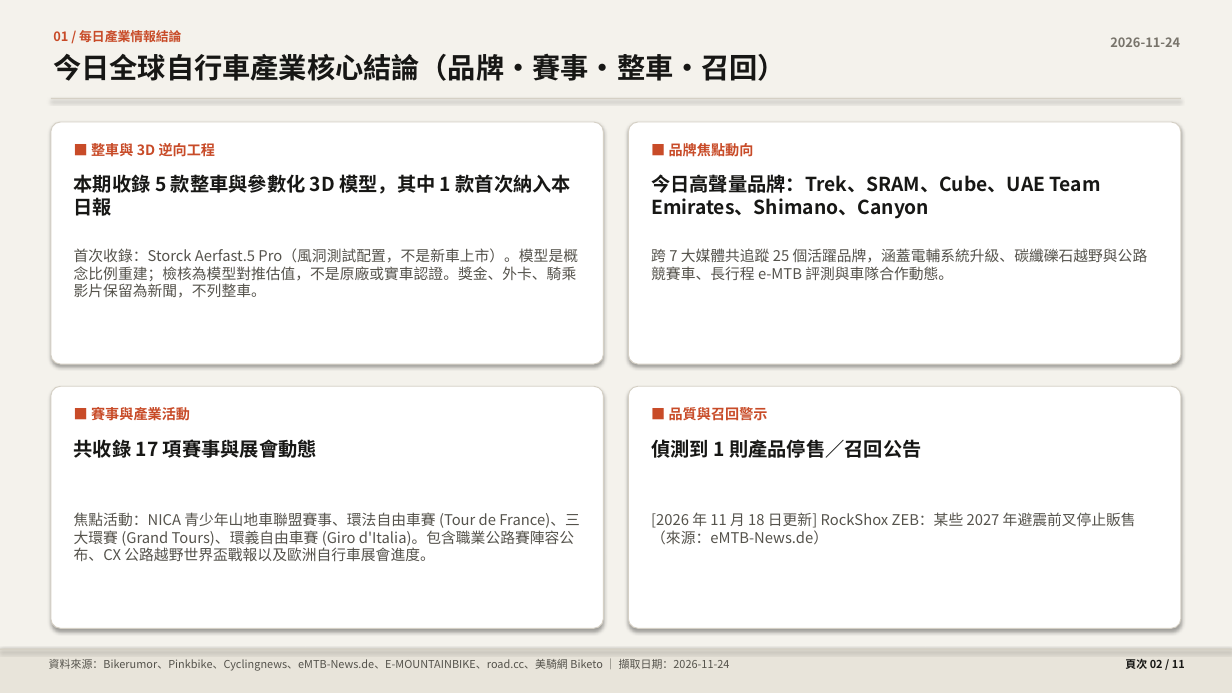
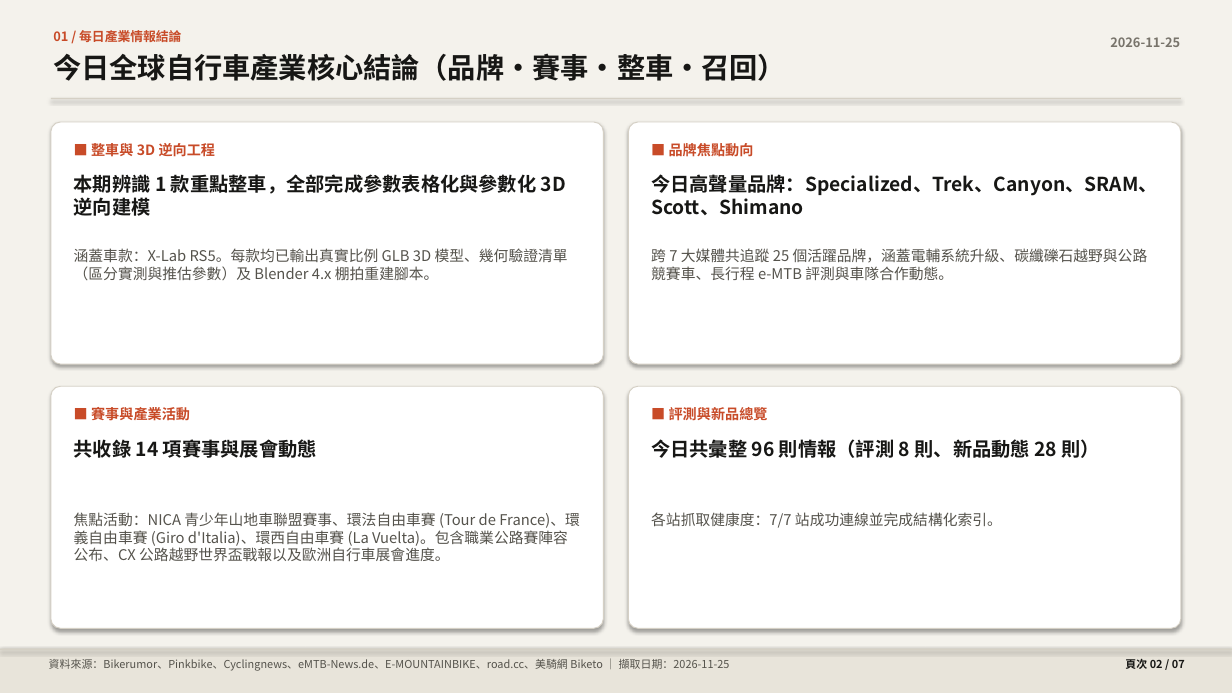
Before and after one commit to pc007ya/BikeResearch-Daily, a slide deck: slide 2 of docs/data/daily_briefing.pptx. Drawn at 1232x693 pixels with LibreOffice and Linux fonts; fonts in the diff are those of the drawing. Boxes give left, top, right and bottom in pixels: in the first picture for what was removed or moved away, otherwise in the second. Text is boxed around its words. In the diff, an @@ line names an element or a change of style, - is before the commit and + after.

```diff
--- a/docs/data/daily_briefing.pptx
+++ b/docs/data/daily_briefing.pptx
@@ text at (1110, 37, 1180, 47): text changed @@
-2026-11-24
+2026-11-25
@@ text at (74, 174, 566, 216): text changed @@
-本期收錄 5 款整車與參數化 3D 模型，其中 1 款首次納入本日報
+本期辨識 1 款重點整車，全部完成參數表格化與參數化 3D 逆向建模
@@ text at (651, 174, 1157, 215): text changed @@
-今日高聲量品牌：Trek、SRAM、Cube、UAE Team Emirates、Shimano、Canyon
+今日高聲量品牌：Specialized、Trek、Canyon、SRAM、Scott、Shimano
@@ text at (74, 248, 568, 280): text changed @@
-首次收錄：Storck Aerfast.5 Pro（風洞測試配置，不是新車上市）。模型是概念比例重建；檢核為模型對推估值，不是原廠或實車認證。獎金、外卡、騎乘影片保留為新聞，不列整車。
+涵蓋車款：X-Lab RS5。每款均已輸出真實比例 GLB 3D 模型、幾何驗證清單（區分實測與推估參數）及 Blender 4.x 棚拍重建腳本。
@@ text at (669, 405, 768, 423): text changed @@
-■ 品質與召回警示
+■ 評測與新品總覽
@@ text at (74, 439, 317, 458): text changed @@
-共收錄 17 項賽事與展會動態
+共收錄 14 項賽事與展會動態
@@ text at (651, 439, 1099, 458): text changed @@
-偵測到 1 則產品停售／召回公告
+今日共彙整 96 則情報（評測 8 則、新品動態 28 則）
@@ text at (74, 512, 579, 561): text changed @@
-焦點活動：NICA 青少年山地車聯盟賽事、環法自由車賽 (Tour de France)、三大環賽 (Grand Tours)、環義自由車賽 (Giro d'Italia)。包含職業公路賽陣容公布、CX 公路越野世界盃戰報以及歐洲自行車展會進度。
+焦點活動：NICA 青少年山地車聯盟賽事、環法自由車賽 (Tour de France)、環義自由車賽 (Giro d'Italia)、環西自由車賽 (La Vuelta)。包含職業公路賽陣容公布、CX 公路越野世界盃戰報以及歐洲自行車展會進度。
@@ text at (651, 512, 1002, 528): text changed @@
-[2026 年 11 月 18 日更新] RockShox ZEB：某些 2027 年避震前叉停止販售（來源：eMTB-News.de）
+各站抓取健康度：7/7 站成功連線並完成結構化索引。
@@ text at (49, 659, 730, 671): text changed @@
-資料來源：Bikerumor、Pinkbike、Cyclingnews、eMTB-News.de、E-MOUNTAINBIKE、road.cc、美騎網 Biketo ｜ 擷取日期：2026-11-24
+資料來源：Bikerumor、Pinkbike、Cyclingnews、eMTB-News.de、E-MOUNTAINBIKE、road.cc、美騎網 Biketo ｜ 擷取日期：2026-11-25
@@ text at (1125, 659, 1185, 669): text changed @@
-頁次 02 / 11
+頁次 02 / 07
```
Also in this commit, not shown: 6 other slides changed, 4 slides removed, 10 other files.
